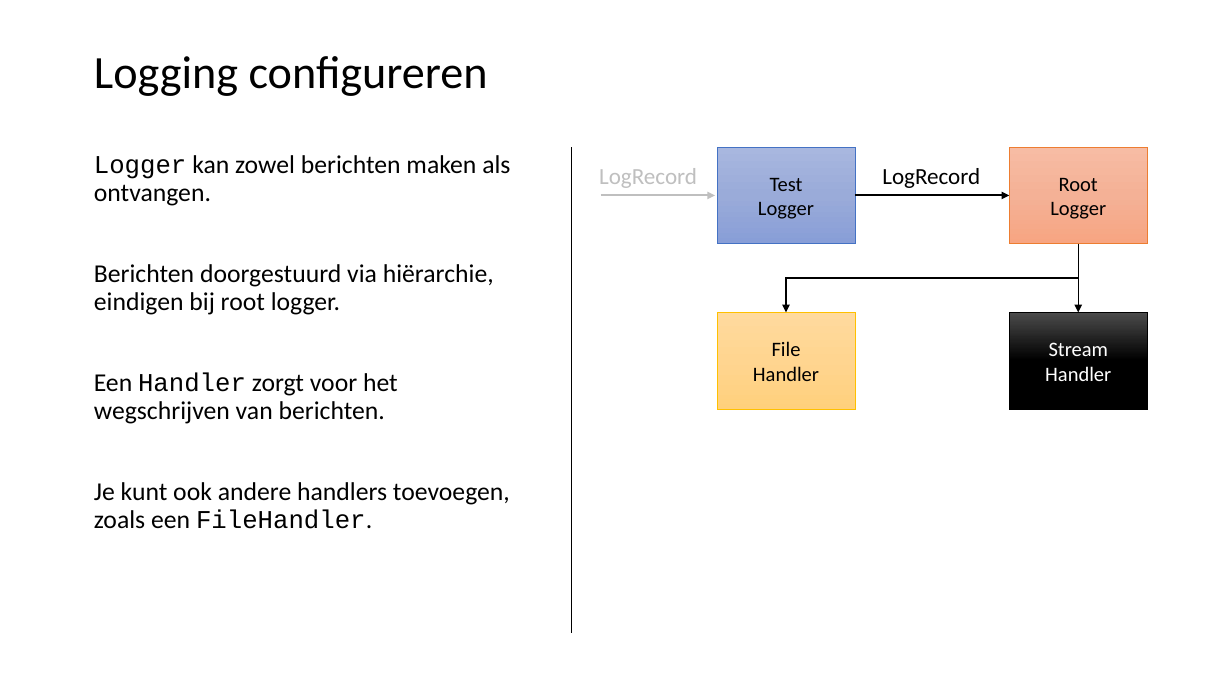
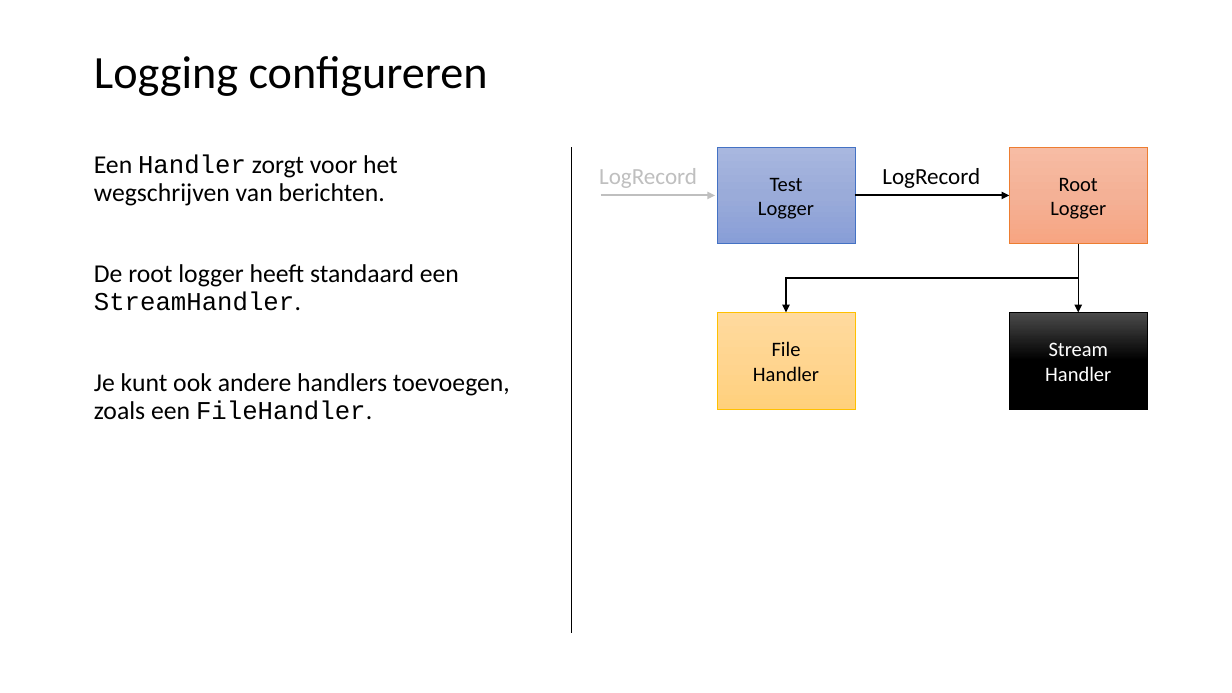
Before and after one commit to LFKoning/knowledge-sharing, a slide deck: slide 33 of python_course/2_production_code/python_cursus_2.pptx. Drawn at 1232x693 pixels with LibreOffice and Linux fonts; fonts in the diff are those of the drawing. Boxes give left, top, right and bottom in pixels: in the first picture for what was removed or moved away, otherwise in the second. Text is boxed around its words. In the diff, an @@ line names an element or a change of style, - is before the commit and + after.

```diff
--- a/python_course/2_production_code/python_cursus_2.pptx
+++ b/python_course/2_production_code/python_cursus_2.pptx
@@ text at [94, 155, 510, 315]: paragraphs removed @@
-Logger kan zowel berichten maken als ontvangen.
-Berichten doorgestuurd via hiërarchie, eindigen bij root logger.
@@ text at [94, 264, 459, 311]: paragraph added @@
+De root logger heeft standaard een StreamHandler.
```
Also in this commit, not shown: 28 other slides changed, 20 other files.
